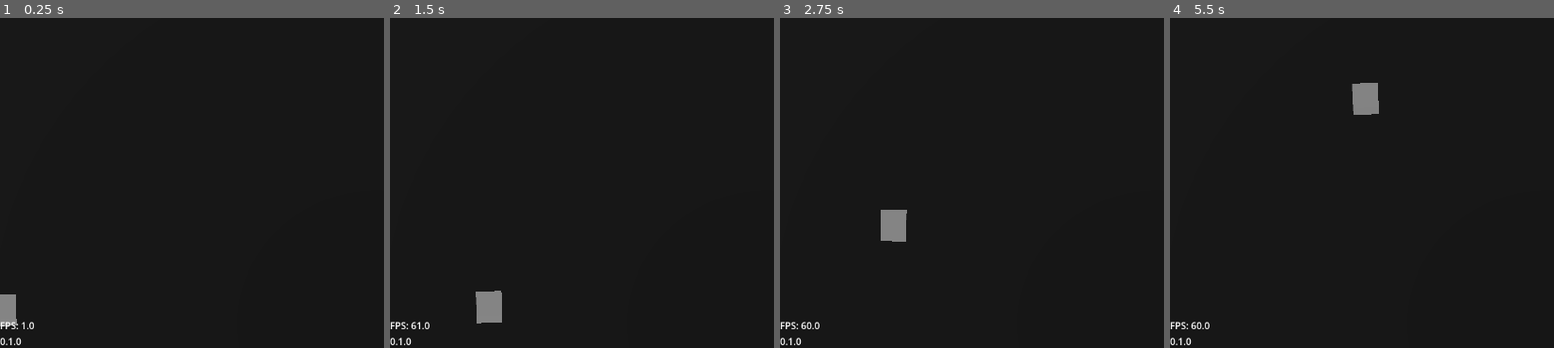
Above: before the commit, frames 1-4 (left to right).
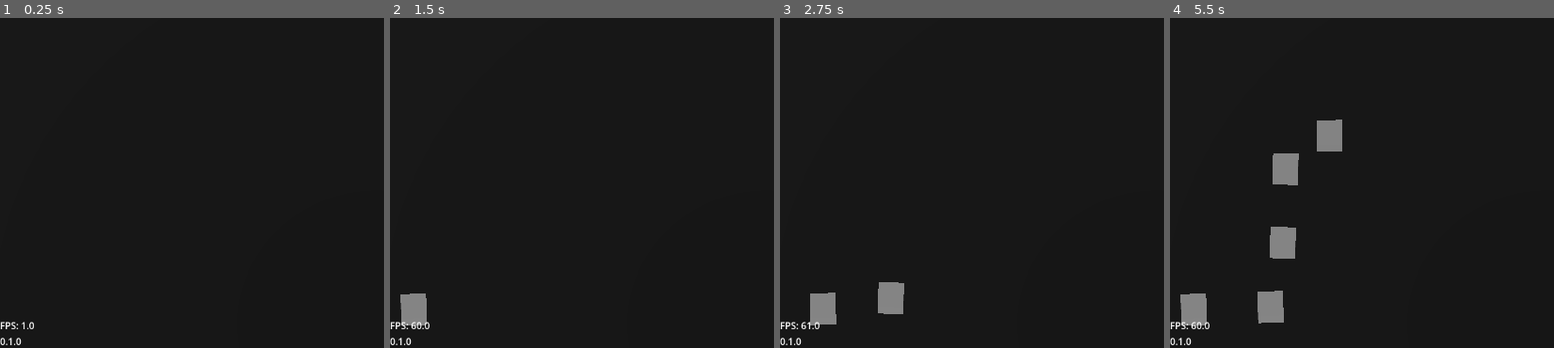
Above: after the commit, the same moments.

Repository: Grey-B/toy-defenders
Game: Godot game, scene res://src/core/main_game/main_game.tscn
Same seed, same stepped clock (60 frames per second), same inputs: the game is played once before the commit and once after it.
Inputs:
- Up to frame 1 (0.25 s): no input
- Up to frame 2 (1.5 s): tap I at 0.6, 1.35 s
- Up to frame 3 (2.75 s): tap I at 2.1 s
- Up to frame 4 (5.5 s): tap I every 0.75 s from 2.85 to 5.1 s

The runs differ from the first frame. In frame 1, 0.4% of the frame differs, in the area x 0-5%, y 83-94%; in frame 2, 1.3%; in frame 3, 1.9%; in frame 4, 3.8%, in the area x 2-55%, y 19-94%.

Commit message:
Implemented wave point system

Diff:
--- a/src/core/main_game/main_game.gd
+++ b/src/core/main_game/main_game.gd
@@ -1,5 +1,7 @@
 class_name MainGame
 extends Node
+
+@onready var wave_spawner: WaveSpawner = %WaveSpawner
 
 @onready var level_root: Node3D = %LevelRoot
 @onready var entity_root: Node3D = %EntityRoot
@@ -50,3 +52,5 @@
 	# TODO add fall back scene
 
 	level_root.add_child(current_level)
+	wave_spawner.level = current_level
+	wave_spawner.generate_wave()
--- a/src/core/main_game/main_game.tscn
+++ b/src/core/main_game/main_game.tscn
@@ -1,6 +1,7 @@
 [gd_scene format=3 uid="uid://ddx50aqqe660e"]
 
 [ext_resource type="Script" uid="uid://b75daq6ggxa5u" path="res://src/core/main_game/main_game.gd" id="1_3fed5"]
+[ext_resource type="Script" uid="uid://brf23rkp68o1b" path="res://src/core/main_game/wave_spawner.gd" id="2_6n4xl"]
 [ext_resource type="Script" uid="uid://booa5lssidq6e" path="res://src/core/main_game/debug_text_overlay.gd" id="2_6yl8a"]
 
 [node name="MainGame" type="Node" unique_id=375050390]
@@ -8,6 +9,14 @@
 script = ExtResource("1_3fed5")
 
 [node name="Systems" type="Node" parent="." unique_id=575766372]
+
+[node name="WaveSpawner" type="Node" parent="Systems" unique_id=794054064]
+unique_name_in_owner = true
+script = ExtResource("2_6n4xl")
+
+[node name="SpawnTimer" type="Timer" parent="Systems/WaveSpawner" unique_id=656247367]
+unique_name_in_owner = true
+autostart = true
 
 [node name="World" type="Node3D" parent="." unique_id=1969020105]
 process_mode = 1
--- /dev/null
+++ b/src/core/main_game/wave_spawner.gd
@@ -0,0 +1,40 @@
+class_name WaveSpawner
+extends Node
+
+const ENEMY_PREFAB: PackedScene = preload("uid://bmrucnnh3arqc")
+const ENEMY_DATA_ARRAY: Array[EnemyData] = [preload("uid://cl4des5tp7u2b")]
+
+@onready var spawn_timer: Timer = %SpawnTimer
+
+var level: BaseLevel
+var path: Path3D
+var wave_count: int = 1
+var wave_points: int
+var cur_points: int
+
+
+func generate_wave() -> void:
+	path = level.get_enemy_path()
+	wave_points = wave_count * 5
+	cur_points = wave_points
+
+	@warning_ignore("integer_division")
+	spawn_timer.wait_time = 1 / wave_count % 3
+	spawn_timer.timeout.connect(spawn_enemies)
+
+
+func spawn_enemies() -> void:
+	if wave_points == 0:
+		wave_count += 1
+		spawn_timer.stop()
+		return
+
+	var rand_data_id: int = randi_range(0, ENEMY_DATA_ARRAY.size() - 1)
+	var enemy_data: EnemyData = ENEMY_DATA_ARRAY[rand_data_id]
+	var cost: int = enemy_data.cost
+
+	if cost <= wave_count and cost <= cur_points:
+		cur_points -= cost
+		var base_enemy: BaseEnemy = ENEMY_PREFAB.instantiate() as BaseEnemy
+		base_enemy.data = enemy_data
+		path.add_child(base_enemy)
--- a/src/levels/base_level.gd
+++ b/src/levels/base_level.gd
@@ -1,3 +1,5 @@
 @abstract
 class_name BaseLevel
 extends Node3D
+
+@abstract func get_enemy_path() -> Path3D
--- a/src/levels/prototypes/test_level_1.gd
+++ b/src/levels/prototypes/test_level_1.gd
@@ -1,2 +1,8 @@
 class_name TestLevel1
 extends BaseLevel
+
+@onready var enemy_path: Path3D = %EnemyPath
+
+
+func get_enemy_path() -> Path3D:
+	return enemy_path
--- a/src/levels/prototypes/test_level_1.tscn
+++ b/src/levels/prototypes/test_level_1.tscn
@@ -1,8 +1,6 @@
 [gd_scene format=3 uid="uid://ba0k6u41pfd88"]
 
 [ext_resource type="Script" uid="uid://dmmyy6xrqgir0" path="res://src/levels/prototypes/test_level_1.gd" id="1_1w4w8"]
-[ext_resource type="Script" uid="uid://blhbew4ujxufv" path="res://src/gameplay/enemies/base_enemy.gd" id="2_578bt"]
-[ext_resource type="Resource" uid="uid://cl4des5tp7u2b" path="res://src/resources/enemy data/test_enemy.tres" id="3_2ylgs"]
 
 [sub_resource type="Environment" id="Environment_6owma"]
 
@@ -53,10 +51,5 @@
 material = SubResource("StandardMaterial3D_6yl8a")
 
 [node name="EnemyPath" type="Path3D" parent="." unique_id=1213821389]
+unique_name_in_owner = true
 curve = SubResource("Curve3D_1w4w8")
-
-[node name="BaseEnemy" type="PathFollow3D" parent="EnemyPath" unique_id=1311460649]
-transform = Transform3D(0.03469953, 0, -0.9993688, 0, 1, 0, 0.9993688, 0, 0.03469953, -15.29311, 0.5, 6.1476555)
-script = ExtResource("2_578bt")
-data = ExtResource("3_2ylgs")
-metadata/_custom_type_script = "uid://blhbew4ujxufv"
--- a/src/resources/enemy data/enemy_data.gd
+++ b/src/resources/enemy data/enemy_data.gd
@@ -4,6 +4,7 @@
 @export var name: String
 @export var model: PackedScene
 @export var behavior: AbstractBehavior
+@export var cost: int = 1
 @export var speed: float = 3.0
 @export var health: int = 50
 @export var damage: int = 1
Not shown, added: src/core/main_game/wave_spawner.gd.uid
